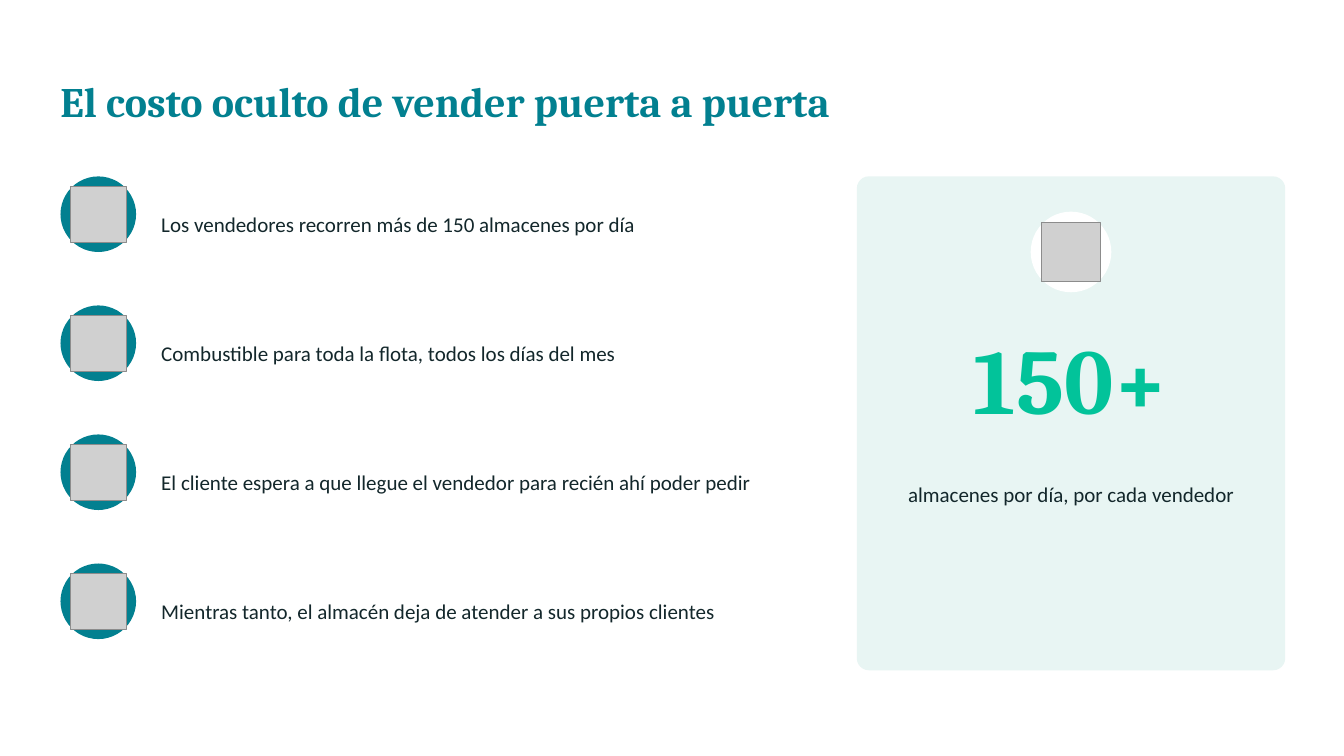
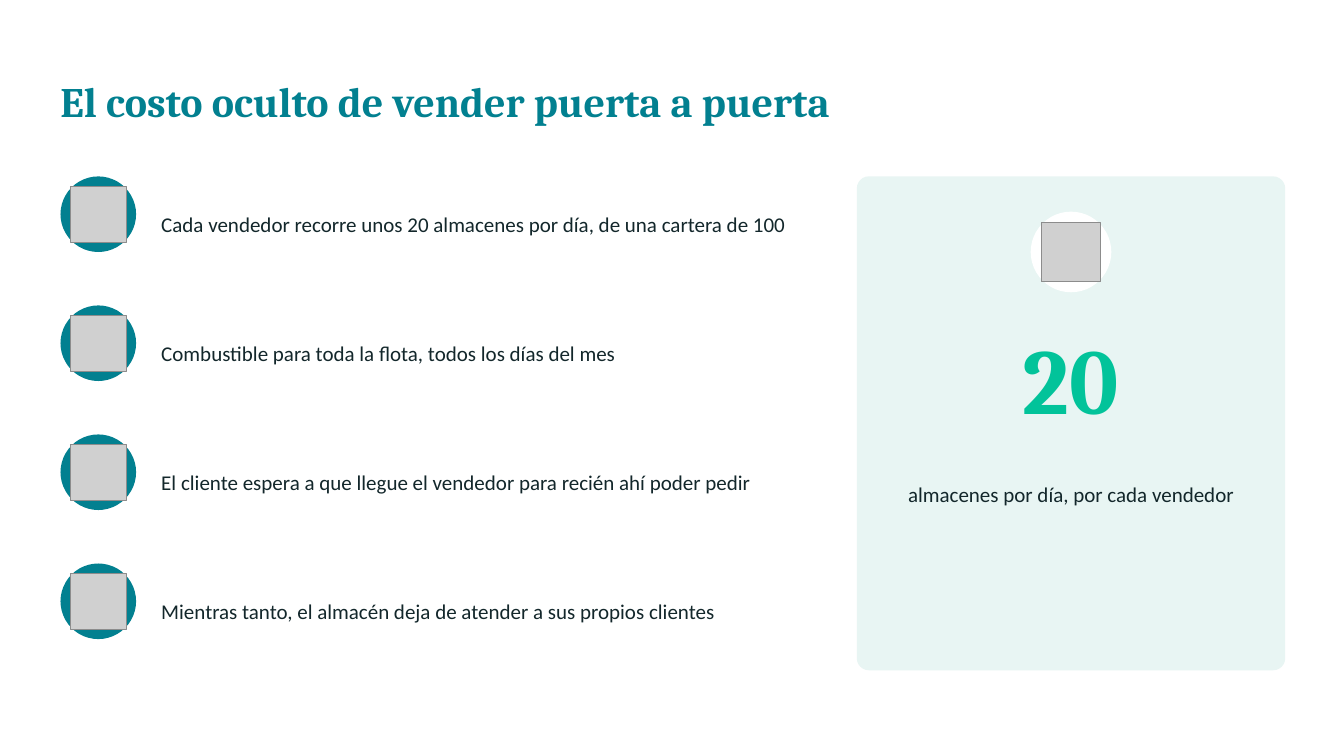
Before and after one commit to AlmagroLegnani/Distribuidora, a slide deck: slide 2 of TuStockApp_Presentacion.pptx. Drawn at 1344x756 pixels with LibreOffice and Linux fonts; fonts in the diff are those of the drawing; grey boxes stand for pictures. Boxes give left, top, right and bottom in pixels: in the first picture for what was removed or moved away, otherwise in the second. Text is boxed around its words. In the diff, an @@ line names an element or a change of style, - is before the commit and + after.

```diff
--- a/TuStockApp_Presentacion.pptx
+++ b/TuStockApp_Presentacion.pptx
@@ text at (x1=161, y1=217, x2=785, y2=236): text changed @@
-Los vendedores recorren más de 150 almacenes por día
+Cada vendedor recorre unos 20 almacenes por día, de una cartera de 100
@@ text at (x1=1023, y1=351, x2=1119, y2=415): text changed @@
-150+
+20
```
Also in this commit, not shown: 1 other slide changed, 4 other files.
